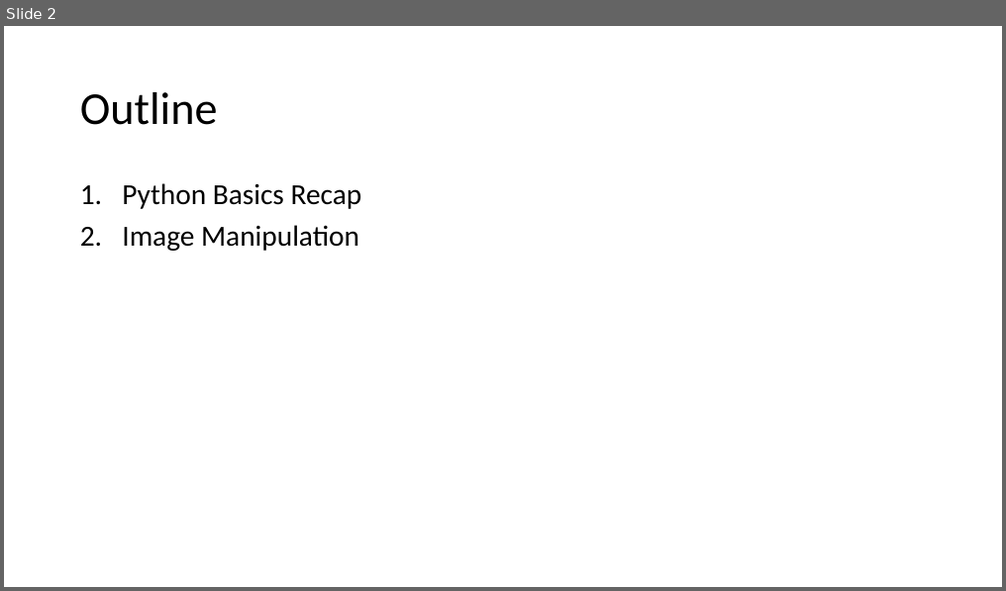
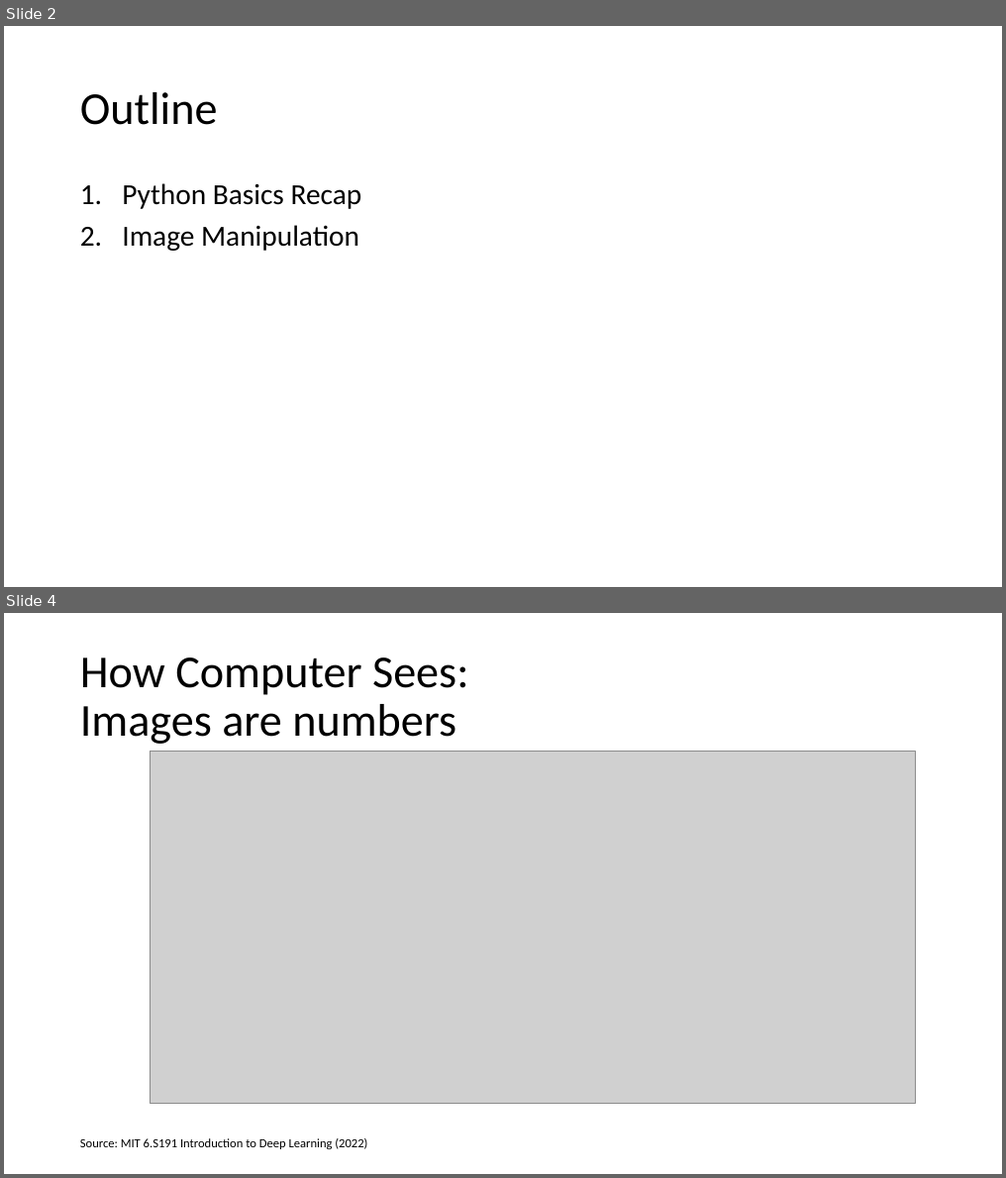
Before and after one commit to jjahanip/BIOF063, a slide deck: day_2/day_2.pptx. Shown one above the other, each under a label of ours: slide 2 before the commit, slides 2 and 4 after it; the slides between them are not shown. The pictures are 1006x591 and 1006x1178 pixels, drawn with LibreOffice and Linux fonts; fonts in the diff are those of the drawing; grey boxes stand for pictures. Boxes give left, top, right and bottom in pixels: in the first picture for what was removed or moved away, otherwise in the second. Text is boxed around its words. In the diff, an @@ line names an element or a change of style, - is before the commit and + after.

Commit message:
update date 2 with IHC image examples

```diff
--- a/day_2/day_2.pptx
+++ b/day_2/day_2.pptx
@@ slide 4 added at [4, 613, 1002, 1174], background #FFFFFF @@
@@ title added at [80, 658, 469, 744], 44 pt, text #000000 @@
+How Computer Sees:
+Images are numbers
@@ picture added at [150, 752, 916, 1104] @@
@@ text added at [80, 1139, 367, 1150], 12 pt, text #000000 @@
+Source: MIT 6.S191 Introduction to Deep Learning (2022)
```
Also in this commit, not shown: 6 other slides added, 5 other files.
